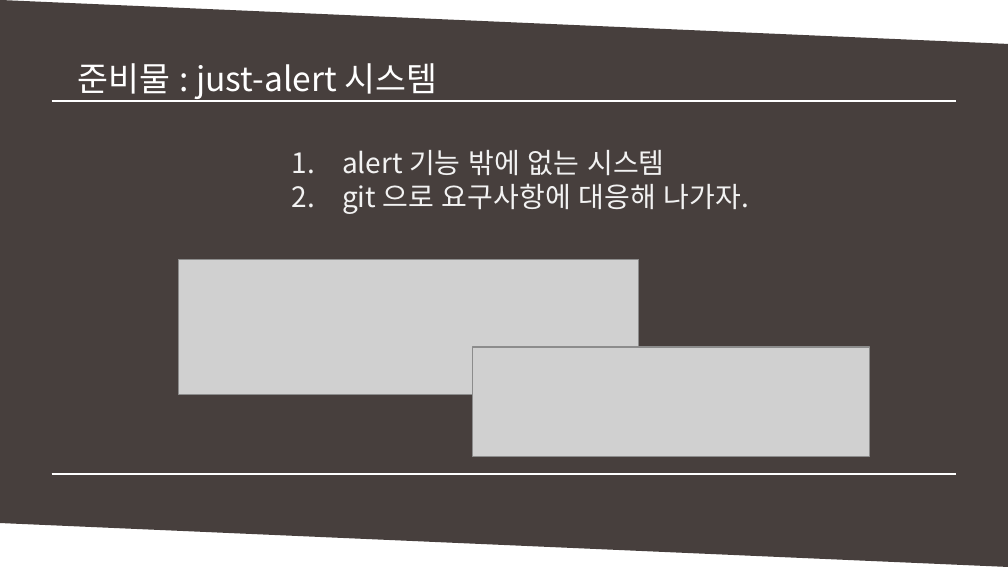
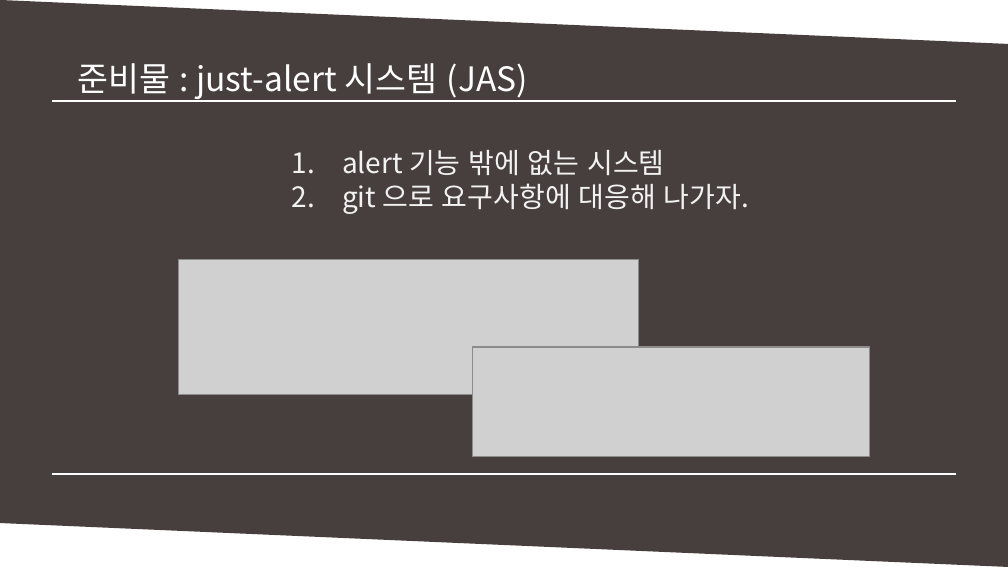
Before and after one commit to MinSikMoon/pptgit, a slide deck: slide 13 of git발표.pptx. Drawn at 1008x567 pixels with LibreOffice and Linux fonts; fonts in the diff are those of the drawing; grey boxes stand for pictures. Boxes give left, top, right and bottom in pixels: in the first picture for what was removed or moved away, otherwise in the second. Text is boxed around its words. In the diff, an @@ line names an element or a change of style, - is before the commit and + after.

```diff
--- a/git발표.pptx
+++ b/git발표.pptx
@@ text at [77, 63, 528, 101]: text changed @@
-준비물 : just-alert 시스템
+준비물 : just-alert 시스템 (JAS)
```
Also in this commit, not shown: 4 slides added, 1 slide removed.
